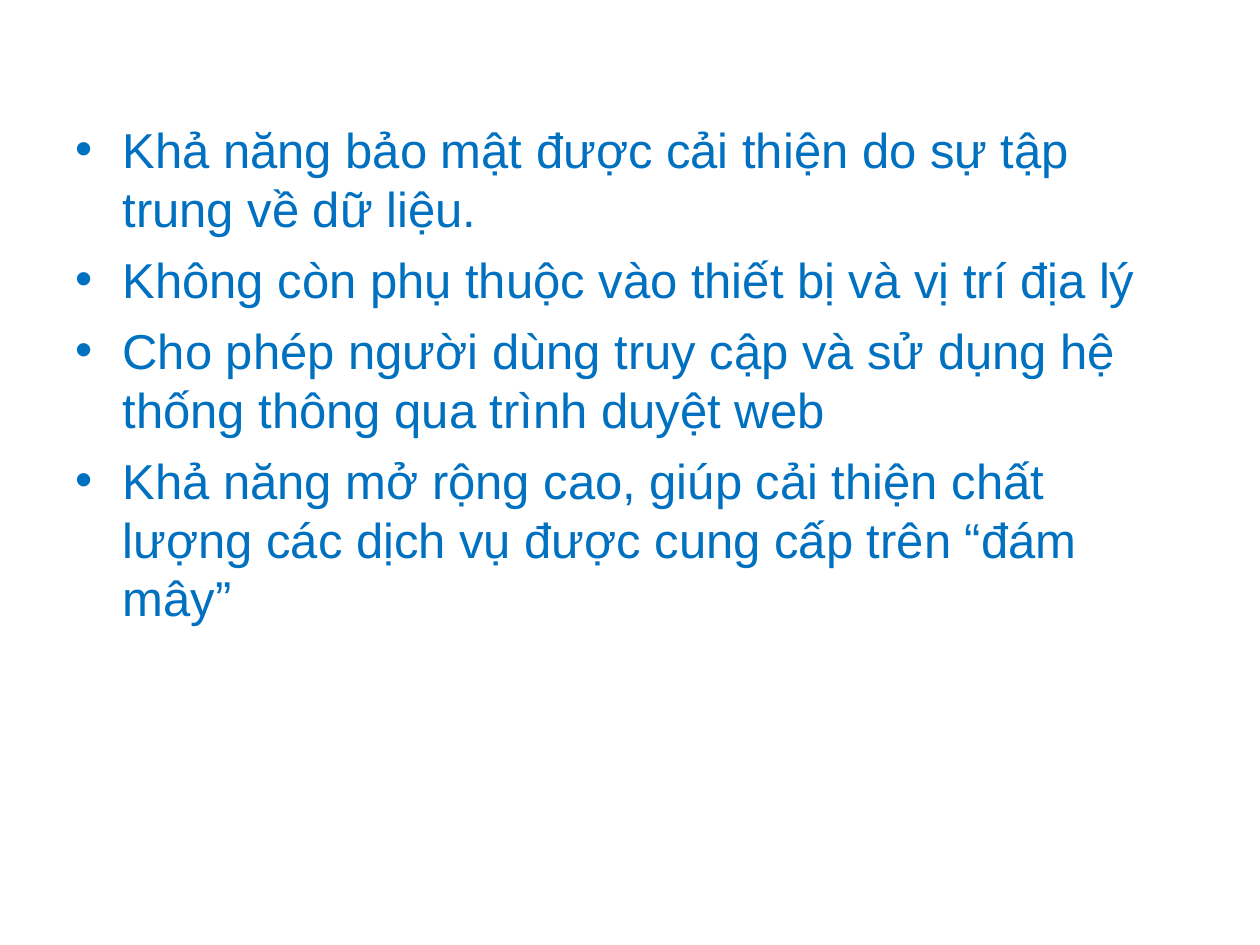
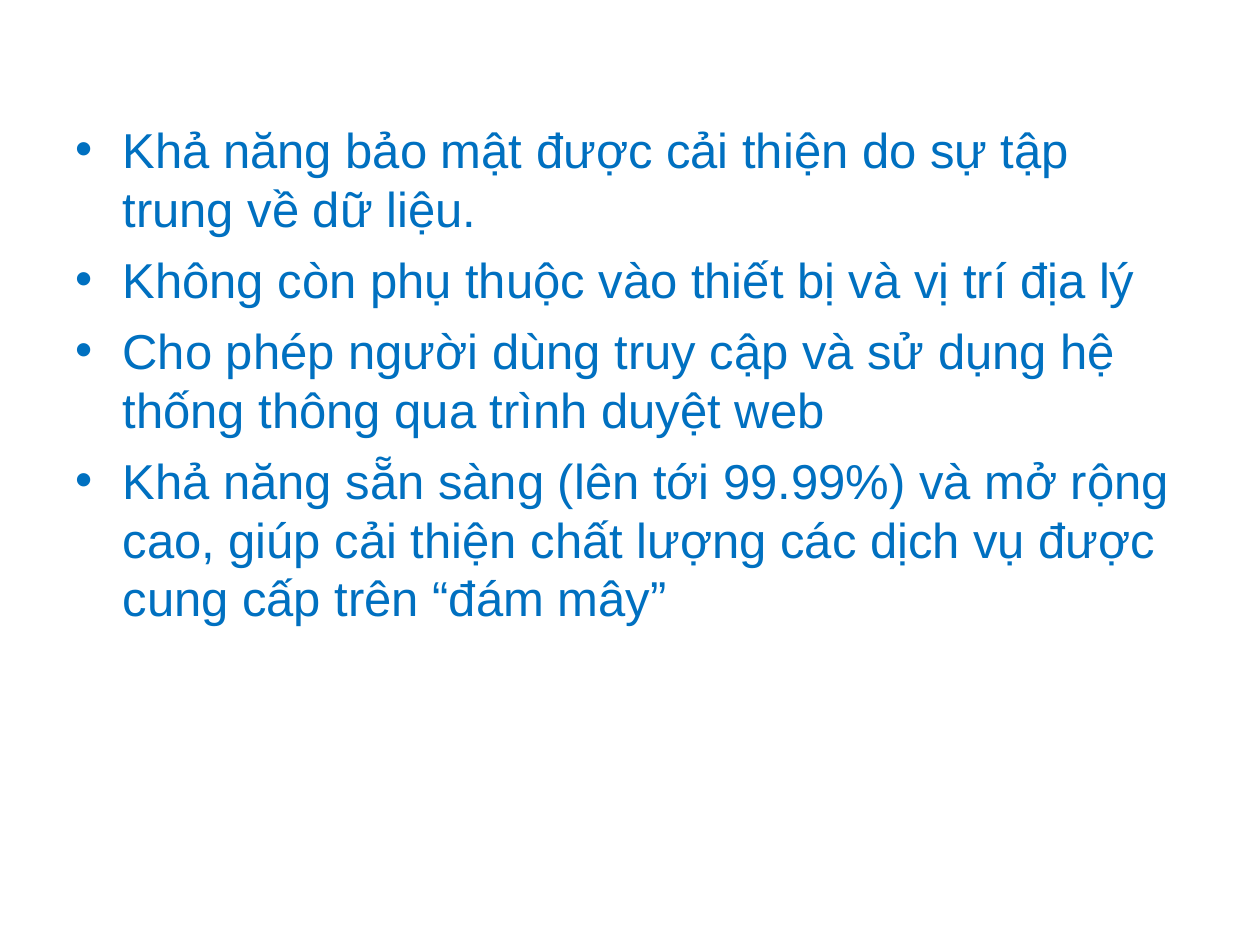
Before and after one commit to ndlongit/longnd-data, a slide deck: slide 8 of Temp/Bai tap ky nang - NDL.ppt. Drawn at 1260x945 pixels with LibreOffice and Linux fonts; fonts in the diff are those of the drawing. Boxes give left, top, right and bottom in pixels: in the first picture for what was removed or moved away, otherwise in the second. Text is boxed around its words. In the diff, an @@ line names an element or a change of style, - is before the commit and + after.

```diff
--- a/Temp/Bai tap ky nang - NDL.ppt
+++ b/Temp/Bai tap ky nang - NDL.ppt
@@ text at (x1=123, y1=460, x2=1169, y2=626): text changed @@
-• Khả năng mở rộng cao, giúp cải thiện chất lượng các dịch vụ được cung cấp trên “đám mây”
+• Khả năng sẵn sàng (lên tới 99.99%) và mở rộng cao, giúp cải thiện chất lượng các dịch vụ được cung cấp trên “đám mây”
```
Also in this commit, not shown: 4 other slides changed, 3 slides added, 3 slides removed.
